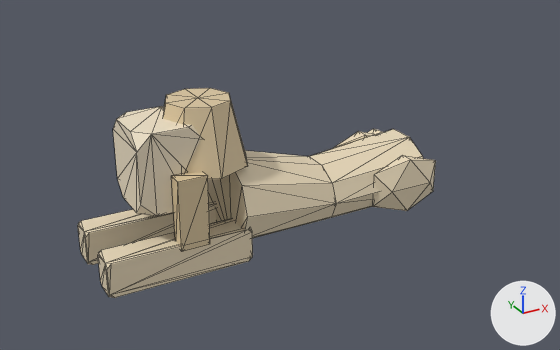
Renders of the glTF model public/studio/v2.15.0/d_sphinx/model.glb from each side of a commit.
One viewpoint serves both versions: a 50 mm camera at (-5.97, -11.29, 6.74) aimed at (0.28, 0.06, 1.07). The lights are fixed; the arrows at lower right show +X, +Y and +Z. The picture after the commit comes second. Mesh edges are drawn as thin lines. Where no turn or scale is listed for an object, it has been applied to the vertices.

In view in the first picture: 'part0', 'part1', 'part2', 'part3', 'part4', 'part5', 'part6', 'part7', 'part9' and 1 more.
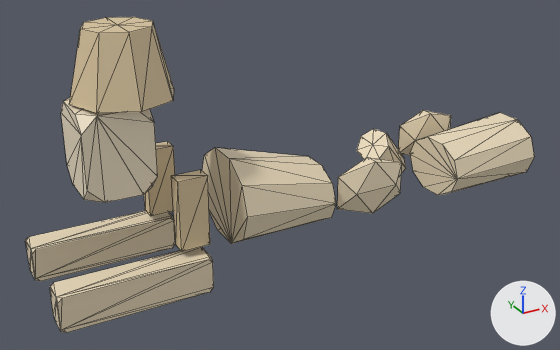
Where the change shows, as pixel boxes [x1, y1, x2, y2] in the pictures (560 x 350 px):
'part7', moved
    before: [163, 88, 248, 179]
    after: [69, 17, 174, 113]
'part5', moved
    before: [98, 219, 253, 298]
    after: [50, 247, 214, 333]
'part0', moved
    before: [309, 129, 423, 217]
    after: [410, 113, 534, 195]
'part6', moved
    before: [113, 106, 201, 216]
    after: [61, 98, 158, 203]
'part4', moved
    before: [78, 198, 216, 265]
    after: [25, 211, 175, 281]
'part3', moved
    before: [373, 155, 436, 211]
    after: [337, 157, 402, 213]
'part2', moved (mostly hidden before)
    before: [332, 131, 376, 149]
    after: [398, 110, 451, 155]
'part8', unchanged, uncovered by the edit
    after: [144, 141, 175, 216]
'part10', unchanged, uncovered by the edit
    before: [367, 129, 382, 134]
    after: [357, 129, 406, 174]

What changed in the scene script:
```text
Change me_geometry_0:
    used by ob_part0; location = (0.0, 0.0, 0.0)
    remove me_geometry_0.from_pydata(...)  # 20 vertices, 36 faces; spans x 0.98..2.94, y -0.84..0.84, z 0.11..1.42
    add me_geometry_0.from_pydata(...)  # 20 vertices, 36 faces; spans x 3.8..5.76, y -0.84..0.84, z -0.02..1.29
    me_geometry_0 part 1: the whole mesh is moved by (2.82, 0.0, -0.13)
Change me_geometry_2:
    used by ob_part2; location = (0.0, 0.0, 0.0)
    remove me_geometry_2.from_pydata(...)  # 12 vertices, 20 faces; spans x 1.805..3.235, y 0.514..0.942, z 0.204..1.252
    add me_geometry_2.from_pydata(...)  # 12 vertices, 20 faces; spans x 3.932..5.361, y 1.112..1.541, z 0.124..1.172
    me_geometry_2 part 2: the whole mesh is moved by (2.127, 0.598, -0.08)
Change me_geometry_3:
    used by ob_part3; location = (0.0, 0.0, 0.0)
    remove me_geometry_3.from_pydata(...)  # 12 vertices, 20 faces; spans x 1.805..3.235, y -0.942..-0.514, z 0.204..1.252
    add me_geometry_3.from_pydata(...)  # 12 vertices, 20 faces; spans x 1.145..2.574, y -0.757..-0.328, z 0.229..1.277
    me_geometry_3 part 3: the whole mesh is moved by (-0.66, 0.186, 0.025)
Change me_geometry_4:
    used by ob_part4; location = (0.0, 0.0, 0.0)
    remove me_geometry_4.from_pydata(...)  # 24 vertices, 44 faces; spans x -3.28..-0.76, y 0.34..0.84, z 0.03..0.64
    add me_geometry_4.from_pydata(...)  # 24 vertices, 44 faces; spans x -4.13..-1.61, y 0.59..1.1, z -0.19..0.43
    me_geometry_4 part 4: the whole mesh is moved by (-0.85, 0.26, -0.21)
Change me_geometry_5:
    used by ob_part5; location = (0.0, 0.0, 0.0)
    remove me_geometry_5.from_pydata(...)  # 24 vertices, 44 faces; spans x -3.28..-0.76, y -0.84..-0.34, z 0.03..0.64
    add me_geometry_5.from_pydata(...)  # 24 vertices, 44 faces; spans x -4.13..-1.61, y -1.1..-0.59, z -0.19..0.43
    me_geometry_5 part 5: the whole mesh is moved by (-0.85, -0.26, -0.21)
Change me_geometry_6:
    used by ob_part6; location = (0.0, 0.0, 0.0)
    remove me_geometry_6.from_pydata(...)  # 24 vertices, 44 faces; spans x -2.576..-1.456, y -0.588..0.588, z 1.148..2.548
    add me_geometry_6.from_pydata(...)  # 24 vertices, 44 faces; spans x -3.386..-2.266, y -0.588..0.588, z 1.573..2.973
    me_geometry_6 part 6: the whole mesh is moved by (-0.81, 0.0, 0.425)
Change me_geometry_7:
    used by ob_part7; location = (0.0, 0.0, 0.0)
    remove me_geometry_7.from_pydata(...)  # 18 vertices, 32 faces; spans x -2.13..-0.45, y -0.84..0.84, z 1.68..2.8
    add me_geometry_7.from_pydata(...)  # 18 vertices, 32 faces; spans x -3.37..-1.69, y -0.84..0.84, z 3.02..4.14
    me_geometry_7 part 7: the whole mesh is moved by (-1.25, 0.0, 1.34)
```
